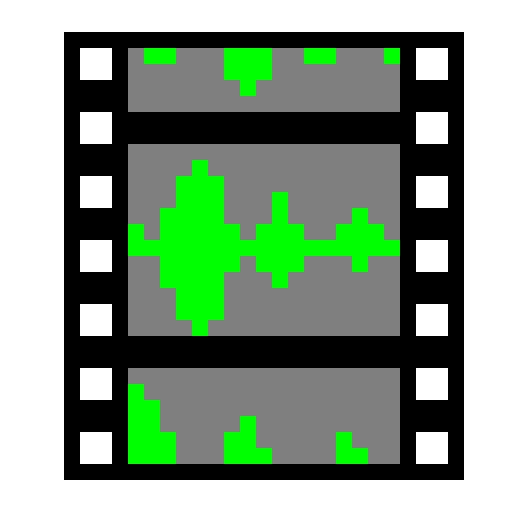
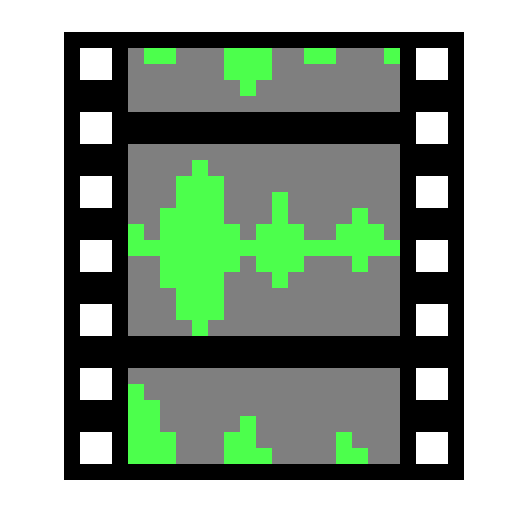
Revision of a layered 512 x 512 image; what changed, layer by layer:
"icon_512x512.png": opacity 100% → 70% over [128, 48, 400, 464]
